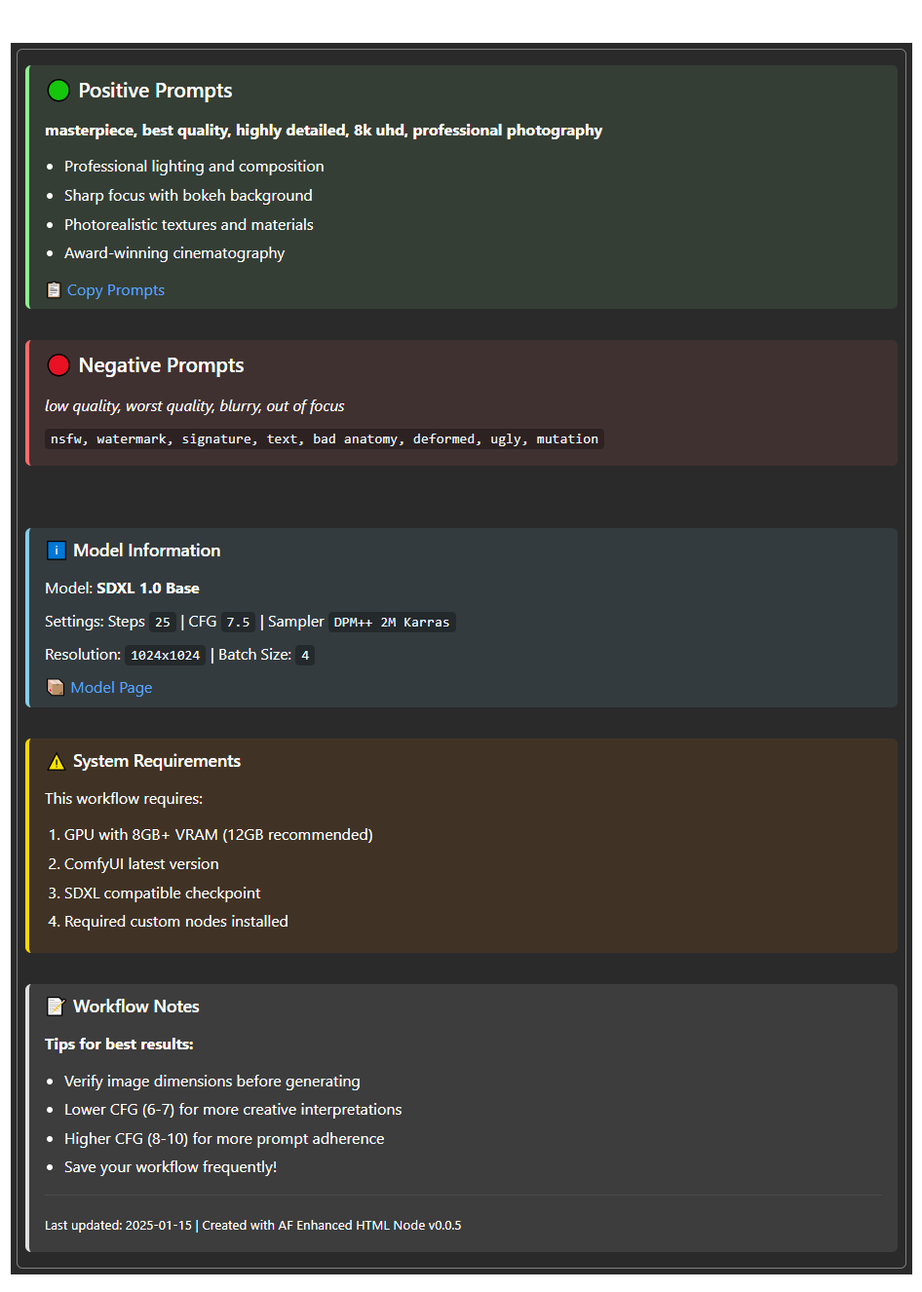
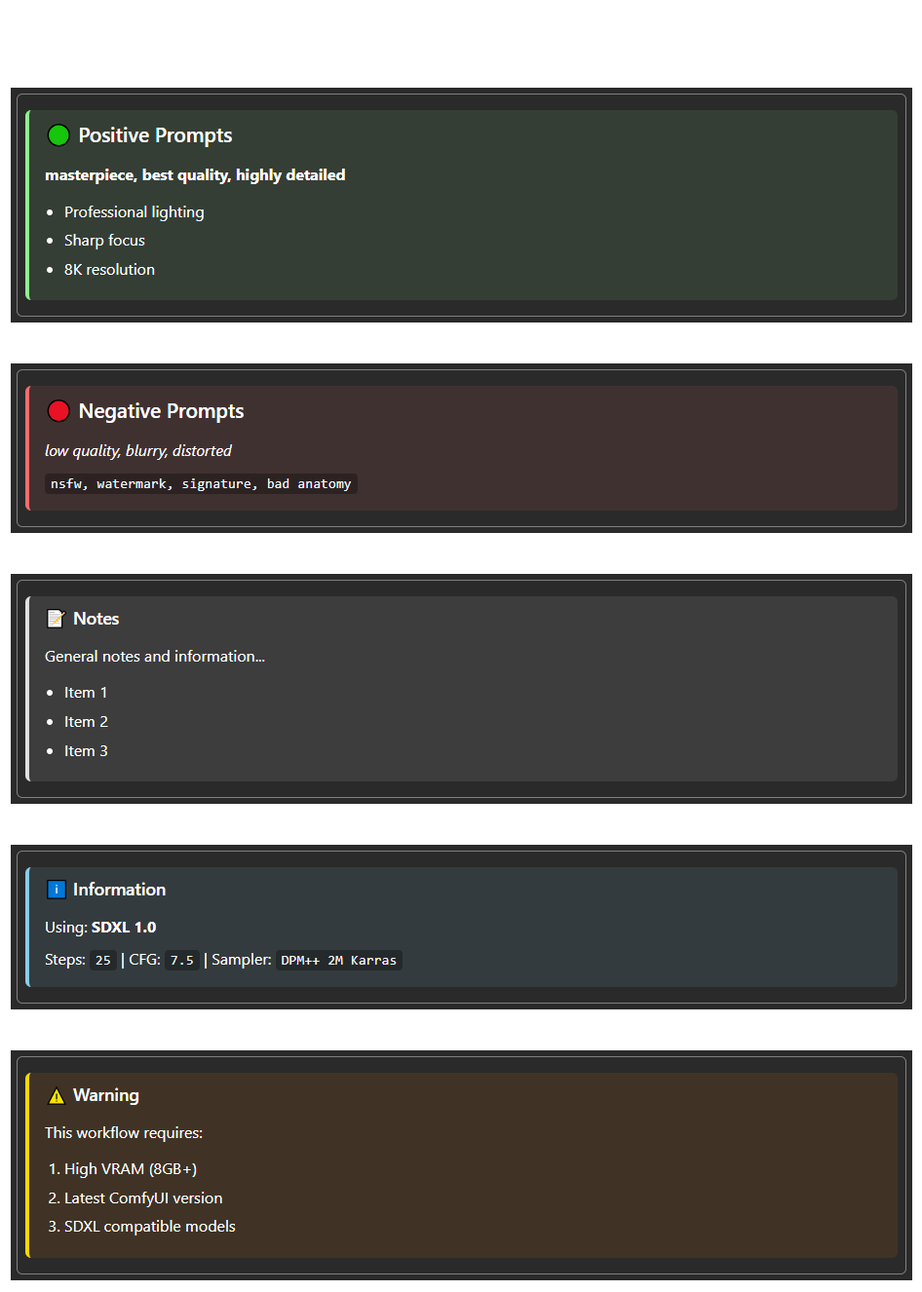
Two versions of the same layered image (922 x 1292). Layer-by-layer changes:
showed "Layer 1" over 10, 87, 913, 1281
hid "Layer 8" over 10, 42, 913, 1275
